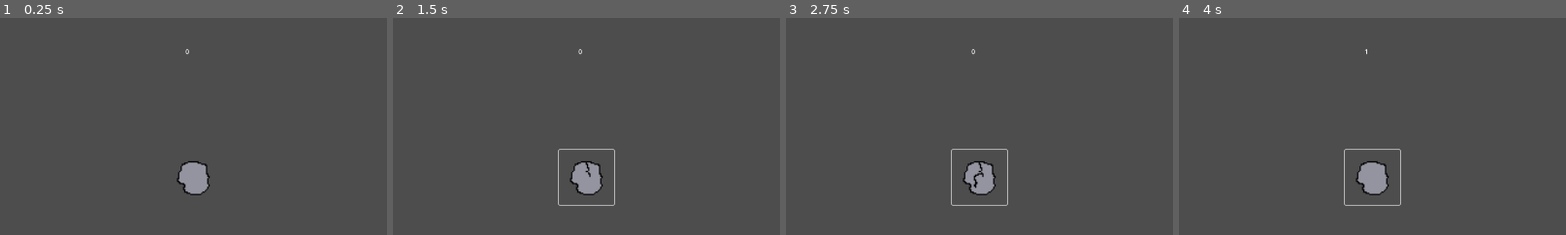
Above: before the commit, frames 1-4 (left to right).
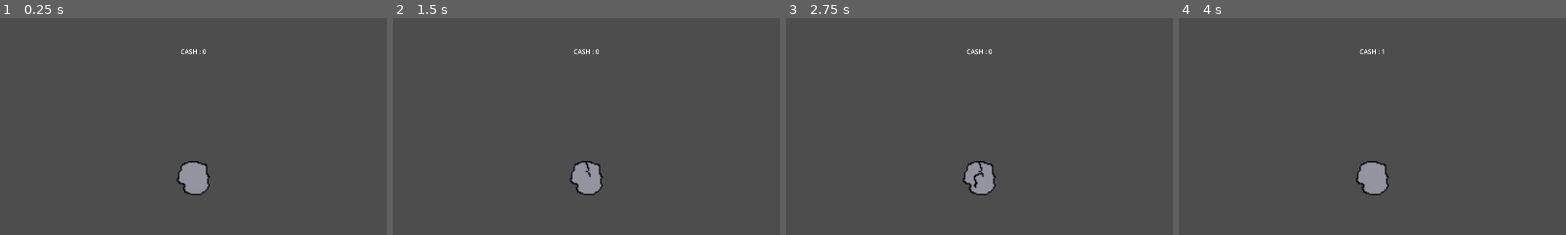
Above: after the commit, the same moments.

Repository: alstonStone/BoulderBreakerz
Game: Godot game, scene res://Scenes/game.tscn
The game is run twice, just before and just after one commit, with the same random seed, the same clock (stepped at 60 frames per second) and the same inputs.
Inputs (mouse positions are % of the whole screen's width and height, from its top left):
- Up to frame 1 (0.25 s): no input
- Up to frame 2 (1.5 s): click (50, 50) at 0.5 s; click (50, 50) at 1.25 s
- Up to frame 3 (2.75 s): click (50, 50) at 2 s
- Up to frame 4 (4 s): tap Enter at 2.75 s; tap Space at 3.5 s
The pictures show only the part of the screen within x 25-75%, y 13-63%; the shares and areas given below are measured in that part.

The runs differ from the first frame. In frame 1, less than 0.1% of the frame differs, in the area x 46-54%, y 14-17%; in frame 2, 0.3%, in the area x 42-58%, y 14-87%; in frame 3, 0.3%; in frame 4, 0.3%.

Commit message:
added cash text to cash display. added a quit option with the ESC key

Diff:
--- a/Scenes/game.tscn
+++ b/Scenes/game.tscn
@@ -1,9 +1,17 @@
-[gd_scene load_steps=5 format=3 uid="uid://vhwr1gajsdqv"]
+[gd_scene load_steps=9 format=3 uid="uid://vhwr1gajsdqv"]
 
 [ext_resource type="Script" path="res://Scripts/game.gd" id="1_5mub3"]
 [ext_resource type="Script" path="res://Scripts/Boulder.gd" id="3_c4ujr"]
 [ext_resource type="Script" path="res://Scripts/ScoreLabel.gd" id="3_hg1ow"]
 [ext_resource type="Texture2D" uid="uid://ptp5f4qb5xt1" path="res://Assets/BasicRock.png" id="4_ycgrg"]
+
+[sub_resource type="StyleBoxEmpty" id="StyleBoxEmpty_ddg63"]
+
+[sub_resource type="StyleBoxEmpty" id="StyleBoxEmpty_n8fvr"]
+
+[sub_resource type="StyleBoxEmpty" id="StyleBoxEmpty_qsk2l"]
+
+[sub_resource type="StyleBoxEmpty" id="StyleBoxEmpty_etsg6"]
 
 [node name="Game" type="CanvasLayer"]
 script = ExtResource("1_5mub3")
@@ -20,6 +28,10 @@
 offset_bottom = 68.0
 grow_horizontal = 2
 grow_vertical = 2
+theme_override_styles/normal = SubResource("StyleBoxEmpty_ddg63")
+theme_override_styles/hover = SubResource("StyleBoxEmpty_n8fvr")
+theme_override_styles/pressed = SubResource("StyleBoxEmpty_qsk2l")
+theme_override_styles/focus = SubResource("StyleBoxEmpty_etsg6")
 action_mode = 0
 flat = true
 icon_alignment = 1
--- a/Scripts/ScoreLabel.gd
+++ b/Scripts/ScoreLabel.gd
@@ -3,7 +3,7 @@
 
 
 func _process(delta):
-	self.text = str(Game.score)
+	self.text = "CASH : "+str(Game.score)
 
 
 
--- a/Scripts/game.gd
+++ b/Scripts/game.gd
@@ -3,3 +3,7 @@
 
 var score = 0
 var hitDamage = 1
+
+func _process(delta):
+	if Input.is_action_just_pressed("quit"):
+		get_tree().quit()
--- a/project.godot
+++ b/project.godot
@@ -24,6 +24,14 @@
 window/size/viewport_width=1920
 window/size/viewport_height=1080
 
+[input]
+
+quit={
+"deadzone": 0.5,
+"events": [Object(InputEventKey,"resource_local_to_scene":false,"resource_name":"","device":-1,"window_id":0,"alt_pressed":false,"shift_pressed":false,"ctrl_pressed":false,"meta_pressed":false,"pressed":false,"keycode":0,"physical_keycode":4194305,"key_label":0,"unicode":0,"echo":false,"script":null)
+]
+}
+
 [rendering]
 
 renderer/rendering_method="gl_compatibility"
